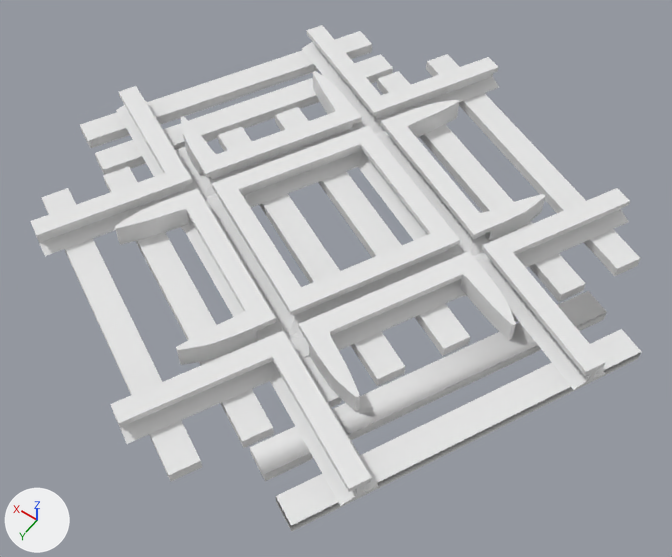
The OBJ model models/advtrains_dtrack_xing_tieless_st_30.obj, before and after one commit.
One viewpoint serves both versions: a 50 mm camera at (-1.52, 2.1, 2.5) aimed at (-0.12, 0.14, -0.58). Every picture has the same lights, and +X, +Y and +Z are marked at lower left. Where no turn or scale is listed for an object, it has been applied to the vertices.

The first picture shows 'dtrack_xing_st_30.sleepers_Cube.014', 'dtrack_xing_st_30.tracks_BezierCurve.012'.
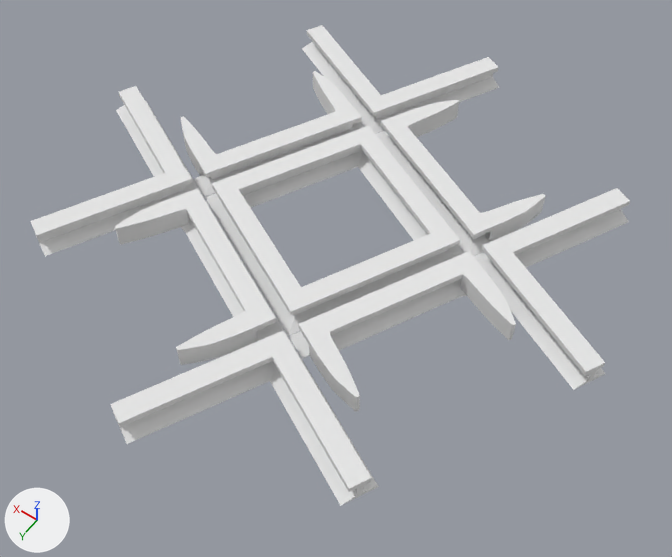
Where the change shows, as pixel boxes (x1, y1, x2, y2) in the pictures (672 x 557 px):
'dtrack_xing_st_30.sleepers_Cube.014', deleted
    before: (41, 31, 641, 531)

The change, as a list of edits to the scene's bpy script:
```text
Remove ob_dtrack_xing_st_30_sleepers_cube_014:
    ob_dtrack_xing_st_30_sleepers_cube_014 = bpy.data.objects.new('dtrack_xing_st_30.sleepers_Cube.014', me_dtrack_xing_st_30_sleepers_cube_014)
    ob_dtrack_xing_st_30_sleepers_cube_014.location = (0.0, 0.0, 0.0)
```
